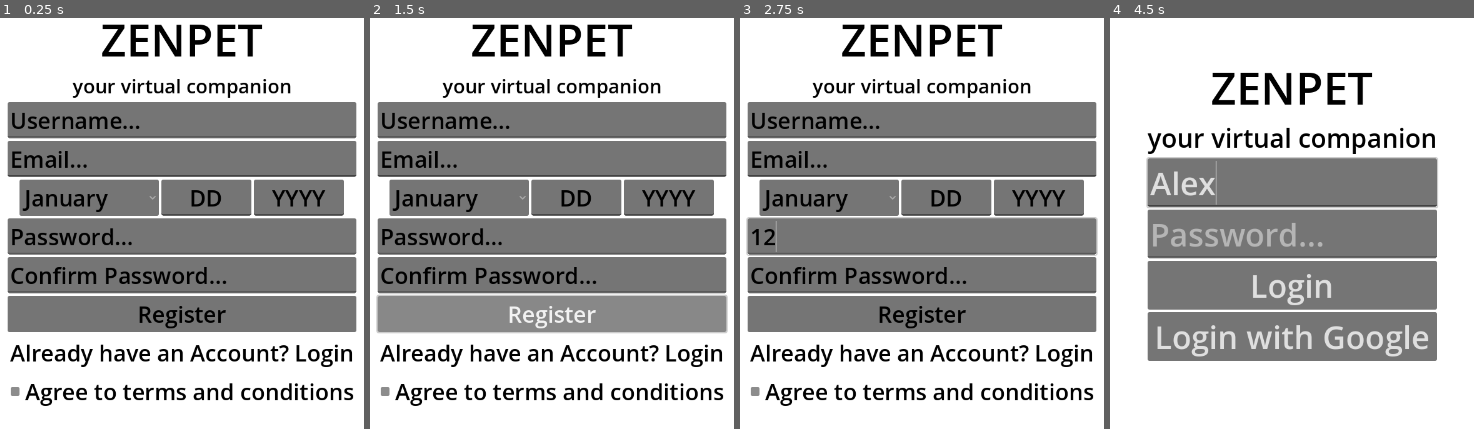
Above: before the commit, frames 1-4 (left to right).
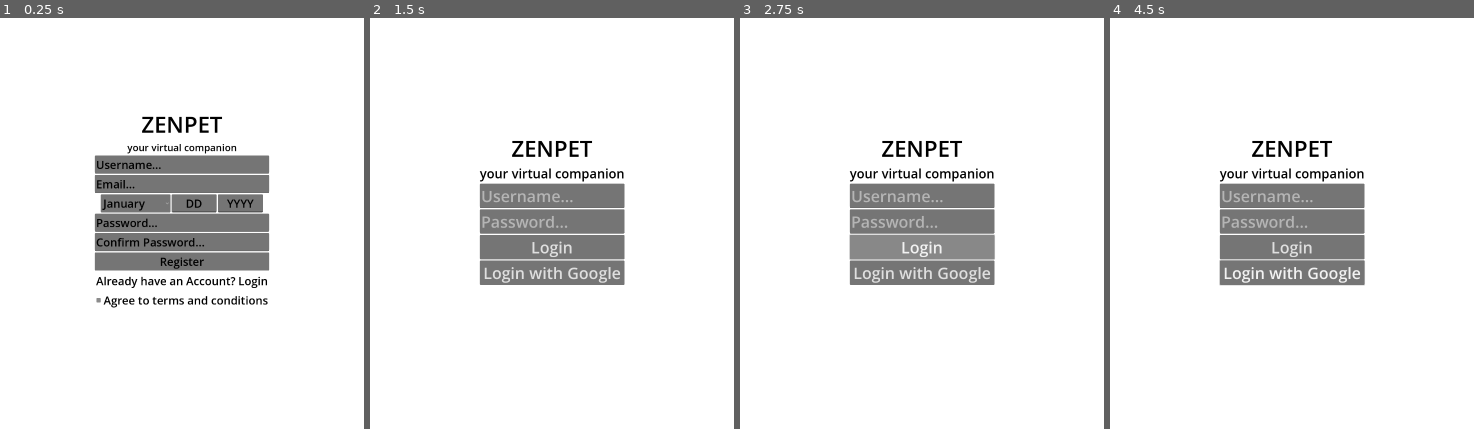
Above: after the commit, the same moments.

Repository: kenken032204/ZenPet
Game: Godot game, scene res://scene/register.tscn
Same seed, same stepped clock (60 frames per second), same inputs: the game is played once before the commit and once after it. This scene is started directly instead of the project's main scene.
Inputs (mouse positions are in pixels of both pictures, inside the frame that each line leads up to):
- Up to frame 1 (0.25 s): no input
- Up to frame 2 (1.5 s): click "January" at 0.5 s; click "Register" at 1.25 s
- Up to frame 3 (2.75 s): click (922, 235) at 2.02 s; type "12" at 2.1 s
- Up to frame 4 (4.5 s): click "Register" (after the commit: "Login") at 2.75 s; click "Already have an Account? Login" (after the commit: "Login with Google") at 3.5 s; click (1292, 182) at 4.27 s; type "Alex" at 4.35 s

The runs differ from the first frame. In frame 1, 48% of the frame differs, in the area x 1-99%, y 1-95%; in frame 2, 51%; in frame 3, 51%; in frame 4, 35%.

Commit message:
Add new syntax updates, exclude android folder

Diff:
--- a/project.godot
+++ b/project.godot
@@ -19,8 +19,10 @@
 
 window/size/viewport_width=720
 window/size/viewport_height=1280
+window/size/mode=2
 window/stretch/mode="viewport"
-window/stretch/aspect="expand"
+window/stretch/aspect="keep_width"
+window/stretch/scale=0.5
 window/handheld/orientation=1
 
 [rendering]
--- a/scene/login.gd
+++ b/scene/login.gd
@@ -15,5 +15,28 @@
 		print("Password is required.")
 		return
 	else:
-		var dashboard = load("res://scene/dashboard.tscn")
-		get_tree().change_scene_to_packed(dashboard)
+		var data = load_data()
+		if data:
+			if username.text == data.get("username", "") and password.text == data.get("password", ""):
+				print("Login successful.")
+				var dashboard = load("res://scene/dashboard.tscn")
+				get_tree().change_scene_to_packed(dashboard)
+			else:
+				print("Invalid username or password.")
+		else:
+			print("No user data found.")
+
+func load_data():
+	if FileAccess.file_exists("user://user_data.json"):
+		var file = FileAccess.open("user://user_data.json", FileAccess.READ)
+		var content = file.get_as_text()
+		file.close()
+
+		var result = JSON.parse_string(content)
+		if typeof(result) == TYPE_DICTIONARY:
+			return result
+		else:
+			print("Failed to parse JSON.")
+	else:
+		print("User data file not found.")
+	return null
--- a/scene/register.gd
+++ b/scene/register.gd
@@ -1,9 +1,41 @@
 extends Control
 
 @onready var loginbtn = $"BoxContainer/Button2"
+@onready var regbtn = $"BoxContainer/Button"
+@onready var username = $"BoxContainer/username-input"
+@onready var email = $"BoxContainer/email-input"
+@onready var month = $"BoxContainer/HBoxContainer/month-input"
+@onready var day = $"BoxContainer/HBoxContainer/day-input"
+@onready var year = $"BoxContainer/HBoxContainer/year-input"
+@onready var password = $"BoxContainer/password-input"
+@onready var confirmpass = $"BoxContainer/confirmpass-input"
 
 func _ready():
 	loginbtn.pressed.connect(_on_login_pressed)
+	regbtn.pressed.connect(_on_register_pressed)
+
+func _on_register_pressed():
+
+	var loginscreen = load("res://scene/login.tscn")
+
+	if password.text == confirmpass.text:
+		var data = {
+			"username":username.text,
+			"email":email.text,
+			"birthday":month.text + "" + day.text + "" + year.text,
+			"password": password.text,
+		}
+
+		var json_string = JSON.stringify(data)
+
+		var file = FileAccess.open("user://user_data.json", FileAccess.WRITE)
+		file.store_string(json_string)
+		file.close()
+		get_tree().change_scene_to_packed(loginscreen)
+		print("Data saved.")
+	else:
+		print("Password doesn't match!")
+
 
 func _on_login_pressed():
 	var loginscreen = load("res://scene/login.tscn")
--- a/scene/register.tscn
+++ b/scene/register.tscn
@@ -40,14 +40,14 @@
 text = "your virtual companion"
 horizontal_alignment = 1
 
-[node name="LineEdit" type="LineEdit" parent="BoxContainer"]
+[node name="username-input" type="LineEdit" parent="BoxContainer"]
 layout_mode = 2
 theme_override_colors/font_placeholder_color = Color(0, 0, 0, 1)
 theme_override_colors/font_color = Color(0, 0, 0, 1)
 theme_override_font_sizes/font_size = 36
 placeholder_text = "Username..."
 
-[node name="LineEdit3" type="LineEdit" parent="BoxContainer"]
+[node name="email-input" type="LineEdit" parent="BoxContainer"]
 layout_mode = 2
 theme_override_colors/font_placeholder_color = Color(0, 0, 0, 1)
 theme_override_colors/font_color = Color(0, 0, 0, 1)
@@ -58,7 +58,7 @@
 layout_mode = 2
 alignment = 1
 
-[node name="OptionButton" type="OptionButton" parent="BoxContainer/HBoxContainer"]
+[node name="month-input" type="OptionButton" parent="BoxContainer/HBoxContainer"]
 layout_mode = 2
 theme_override_colors/font_color = Color(0, 0, 0, 1)
 theme_override_font_sizes/font_size = 36
@@ -89,7 +89,7 @@
 popup/item_11/text = "December"
 popup/item_11/id = 11
 
-[node name="LineEdit" type="LineEdit" parent="BoxContainer/HBoxContainer"]
+[node name="day-input" type="LineEdit" parent="BoxContainer/HBoxContainer"]
 layout_mode = 2
 theme_override_colors/font_placeholder_color = Color(0, 0, 0, 1)
 theme_override_colors/font_color = Color(0, 0, 0, 1)
@@ -97,7 +97,7 @@
 placeholder_text = "DD"
 alignment = 1
 
-[node name="LineEdit2" type="LineEdit" parent="BoxContainer/HBoxContainer"]
+[node name="year-input" type="LineEdit" parent="BoxContainer/HBoxContainer"]
 layout_mode = 2
 theme_override_colors/font_placeholder_color = Color(0, 0, 0, 1)
 theme_override_colors/font_color = Color(0, 0, 0, 1)
@@ -105,14 +105,14 @@
 placeholder_text = "YYYY"
 alignment = 1
 
-[node name="LineEdit2" type="LineEdit" parent="BoxContainer"]
+[node name="password-input" type="LineEdit" parent="BoxContainer"]
 layout_mode = 2
 theme_override_colors/font_placeholder_color = Color(0, 0, 0, 1)
 theme_override_colors/font_color = Color(0, 0, 0, 1)
 theme_override_font_sizes/font_size = 36
 placeholder_text = "Password..."
 
-[node name="LineEdit4" type="LineEdit" parent="BoxContainer"]
+[node name="confirmpass-input" type="LineEdit" parent="BoxContainer"]
 layout_mode = 2
 theme_override_colors/font_placeholder_color = Color(0, 0, 0, 1)
 theme_override_colors/font_color = Color(0, 0, 0, 1)
--- a/scene/zenpet-main.tscn
+++ b/scene/zenpet-main.tscn
@@ -3,18 +3,11 @@
 [ext_resource type="Texture2D" uid="uid://45nnwkmxkfyp" path="res://assets/living-room-interior-comfortable-sofa-chair-tv-and-house-plants-vector-flat-cartoon.png" id="1_geksk"]
 [ext_resource type="Texture2D" uid="uid://ddjc1to5xos87" path="res://assets/Artboard 1.png" id="2_5n4e6"]
 
-[node name="Node2D" type="Node2D"]
+[node name="Node2D" type="CenterContainer"]
 
 [node name="TextureRect" type="TextureRect" parent="."]
 texture_filter = 3
-anchors_preset = 5
-anchor_left = 0.5
-anchor_right = 0.5
-offset_left = -632.0
-offset_right = 536.0
-offset_bottom = 662.0
-grow_horizontal = 2
-scale = Vector2(1.95097, 1.98068)
+layout_mode = 2
 texture = ExtResource("1_geksk")
 
 [node name="Sprite2D" type="Sprite2D" parent="."]
@@ -23,13 +16,7 @@
 texture = ExtResource("2_5n4e6")
 
 [node name="GUI" type="Control" parent="."]
-layout_mode = 3
-anchors_preset = 15
-anchor_right = 1.0
-anchor_bottom = 1.0
-grow_horizontal = 2
-grow_vertical = 2
-scale = Vector2(1.98068, 1.98068)
+layout_mode = 2
 
 [node name="Button" type="Button" parent="GUI"]
 layout_mode = 1
@@ -64,15 +51,7 @@
 text = "Furnitures"
 
 [node name="pet-GUI" type="Control" parent="."]
-layout_mode = 3
-anchors_preset = 15
-anchor_right = 1.0
-anchor_bottom = 1.0
-offset_right = 364.0
-offset_bottom = 645.0
-grow_horizontal = 2
-grow_vertical = 2
-scale = Vector2(1.98068, 1.98068)
+layout_mode = 2
 
 [node name="BoxContainer" type="BoxContainer" parent="pet-GUI"]
 layout_mode = 1
Not shown, changed: .gitignore
Not shown, added: git
